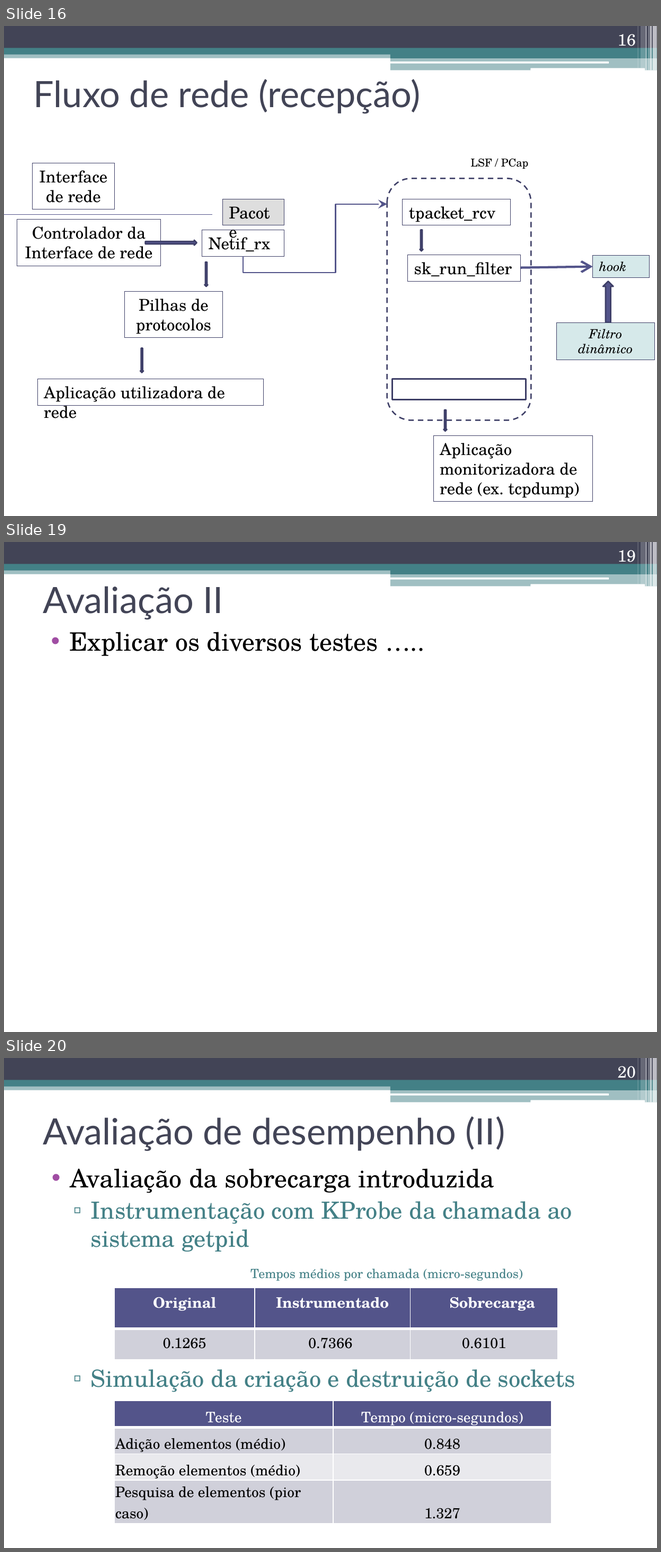
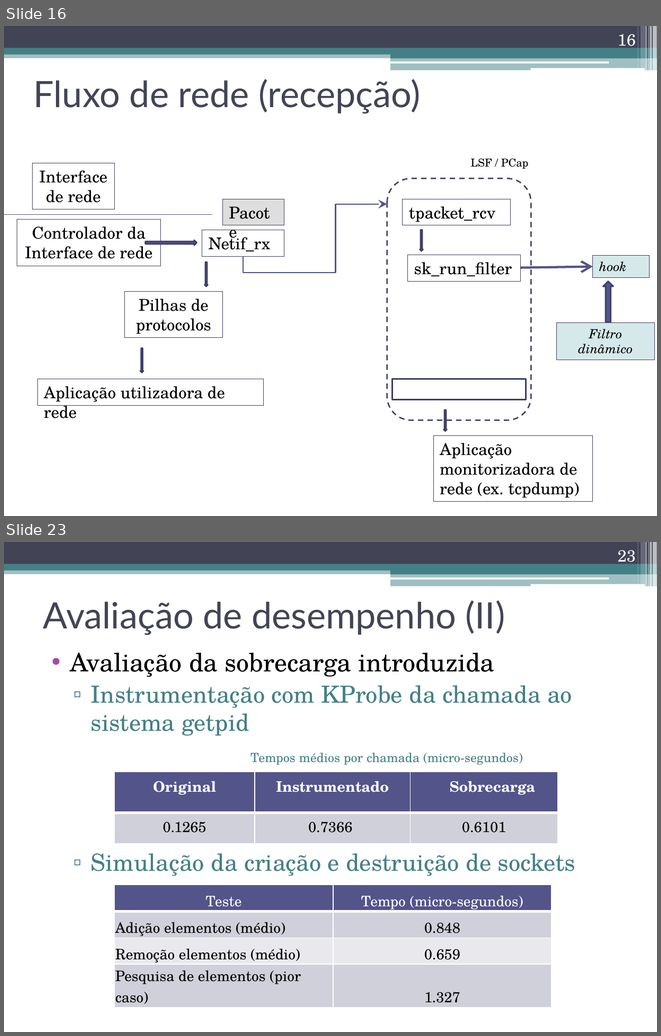
Before and after one commit to nunogmartins/cap_dissertation, a slide deck: doc/apresentacao_dissertacao.pptx. Shown one above the other, each under a label of ours: slides 16, 19 and 20 before the commit, slides 16 and 23 after it; the slides between them are not shown. The pictures are 661x1552 and 661x1036 pixels, drawn with LibreOffice and Linux fonts; fonts in the diff are those of the drawing. Boxes give left, top, right and bottom in pixels: in the first picture for what was removed or moved away, otherwise in the second. Text is boxed around its words. In the diff, an @@ line names an element or a change of style, - is before the commit and + after.

Commit message:
adicionados testes e cores na arquitectura

```diff
--- a/doc/apresentacao_dissertacao.pptx
+++ b/doc/apresentacao_dissertacao.pptx
@@ slide 19 removed at [4,542,657,1032], background #FFFFFF; not listed: 13 template elements that a slide beside it also shows @@
@@ page number removed at [618,550,636,566] @@
-19
@@ title removed at [43,586,223,619] @@
-Avaliação II
@@ text removed at [69,632,378,656] @@
-• Explicar os diversos testes …..
@@ what was slide 20 is now slide 23 @@
@@ page number at [618,550,636,566]: text changed @@
-20
+23
```
Also in this commit, not shown: 3 slides changed, 2 slides added.
